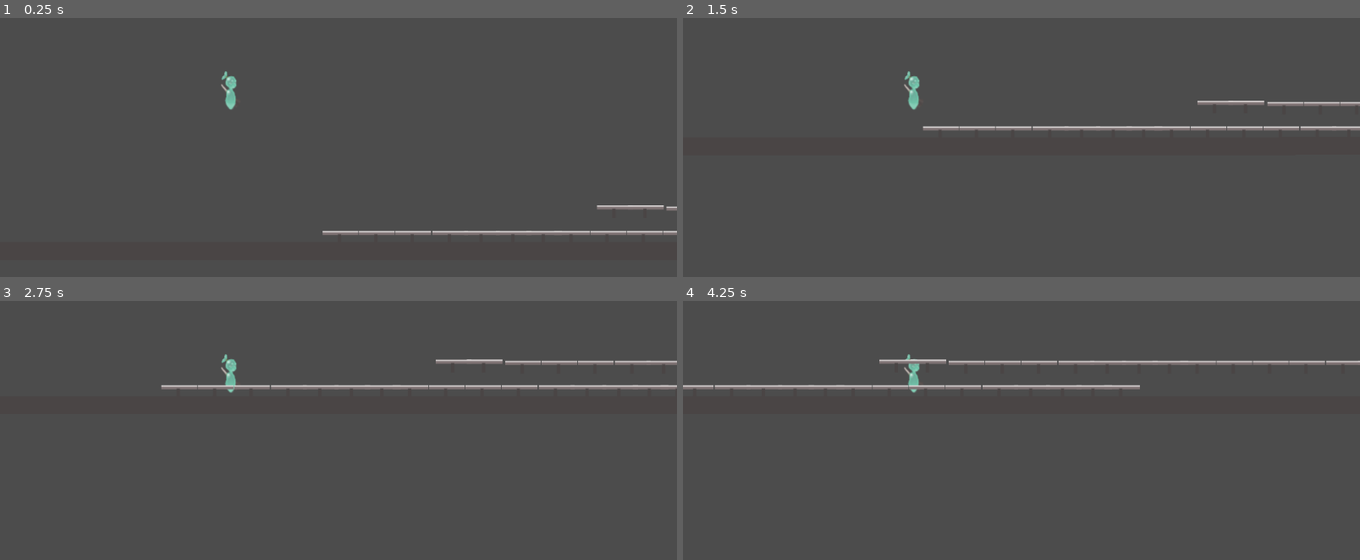
Above: before the commit, frames 1-4 (two rows, left to right).
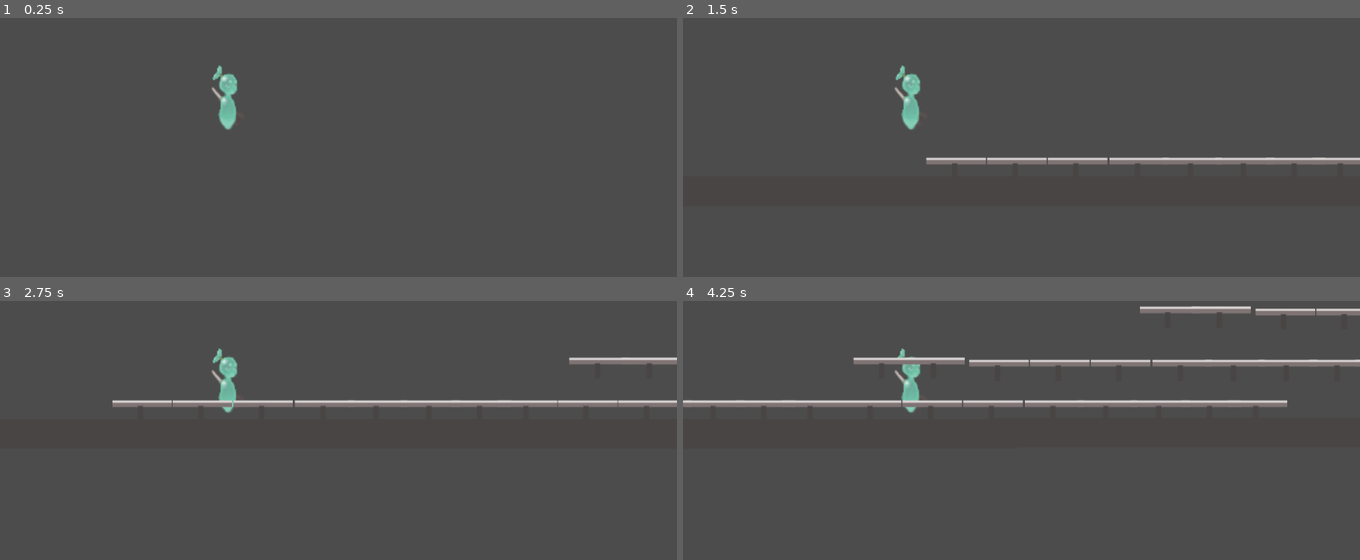
Above: after the commit, the same moments.

Repository: punchcafe/girls-on-wheels-godot
Game: Godot game, scene res://GameDemo.tscn
The game is run twice, just before and just after one commit, with the same random seed, the same clock (stepped at 60 frames per second) and the same inputs. The project has no main scene, so this scene is started directly.
Inputs:
- Up to frame 1 (0.25 s): no input
- Up to frame 2 (1.5 s): hold Right (ui_right) 0.53-1.28 s; hold Space (ollie_button) 0.53-1.28 s; hold Left (ui_left) from 1.28 s (still down); tap Space (ollie_button) at 1.35 s
- Up to frame 3 (2.75 s): release Left (ui_left) at 2.03 s; hold Right (ui_right) from 2.03 s (still down); hold Space (ollie_button) from 2.03 s (still down)
- Up to frame 4 (4.25 s): release Space (ollie_button) at 2.78 s; tap Space (ollie_button) at 2.85 s; release Right (ui_right) at 3.53 s; hold Left (ui_left) from 3.53 s (still down); hold Space (ollie_button) from 3.53 s (still down)

The runs differ from the first frame. In frame 1, 1.5% of the frame differs, in the area x 31-100%, y 18-84%; in frame 2, 3.7%; in frame 3, 4.9%; in frame 4, 6.3%, in the area x 0-100%, y 1-44%.

Commit message:
:construction: add camera zooming

Diff:
--- /dev/null
+++ b/Camera2D.gd
@@ -0,0 +1,16 @@
+extends Camera2D
+
+
+# Declare member variables here. Examples:
+# var a = 2
+# var b = "text"
+
+
+# Called when the node enters the scene tree for the first time.
+func _ready():
+	pass # Replace with function body.
+
+
+# Called every frame. 'delta' is the elapsed time since the previous frame.
+#func _process(delta):
+#	pass
--- a/GameDemo.tscn
+++ b/GameDemo.tscn
@@ -124,3 +124,60 @@
 
 [node name="Rail11" parent="." instance=ExtResource( 3 )]
 position = Vector2( 637.129, 215.504 )
+
+[node name="Rail36" parent="." instance=ExtResource( 3 )]
+position = Vector2( 954.894, 170.807 )
+
+[node name="Rail37" parent="." instance=ExtResource( 3 )]
+position = Vector2( 1009.89, 170.807 )
+
+[node name="Rail38" parent="." instance=ExtResource( 3 )]
+position = Vector2( 1064.89, 170.807 )
+
+[node name="Rail39" parent="." instance=ExtResource( 3 )]
+position = Vector2( 1120.89, 170.807 )
+
+[node name="Rail40" parent="." instance=ExtResource( 3 )]
+position = Vector2( 1168.89, 170.807 )
+
+[node name="Rail41" parent="." instance=ExtResource( 3 )]
+position = Vector2( 1216.89, 170.807 )
+
+[node name="Rail42" parent="." instance=ExtResource( 3 )]
+position = Vector2( 1262.9, 170.807 )
+
+[node name="Rail43" parent="." instance=ExtResource( 3 )]
+position = Vector2( 1304.9, 170.807 )
+
+[node name="Rail44" parent="." instance=ExtResource( 3 )]
+position = Vector2( 1359.36, 170.807 )
+
+[node name="Rail45" parent="." instance=ExtResource( 3 )]
+position = Vector2( 1414.36, 170.807 )
+
+[node name="Rail46" parent="." instance=ExtResource( 3 )]
+position = Vector2( 1469.36, 170.807 )
+
+[node name="Rail47" parent="." instance=ExtResource( 3 )]
+position = Vector2( 1525.36, 170.807 )
+
+[node name="Rail48" parent="." instance=ExtResource( 3 )]
+position = Vector2( 1573.36, 170.807 )
+
+[node name="Rail49" parent="." instance=ExtResource( 3 )]
+position = Vector2( 1621.36, 170.807 )
+
+[node name="Rail50" parent="." instance=ExtResource( 3 )]
+position = Vector2( 1667.36, 170.807 )
+
+[node name="Rail51" parent="." instance=ExtResource( 3 )]
+position = Vector2( 1709.36, 170.807 )
+
+[node name="Rail52" parent="." instance=ExtResource( 3 )]
+position = Vector2( 849.698, 168.888 )
+
+[node name="Rail53" parent="." instance=ExtResource( 3 )]
+position = Vector2( 896.698, 168.888 )
+
+[node name="Rail54" parent="." instance=ExtResource( 3 )]
+position = Vector2( 896.698, 168.888 )
--- a/Skater.tscn
+++ b/Skater.tscn
@@ -1,7 +1,8 @@
-[gd_scene load_steps=4 format=2]
+[gd_scene load_steps=5 format=2]
 
 [ext_resource path="res://final-kodama-for-godot.png" type="Texture" id=1]
 [ext_resource path="res://SkaterScript.gd" type="Script" id=2]
+[ext_resource path="res://Camera2D.gd" type="Script" id=3]
 
 [sub_resource type="RectangleShape2D" id=1]
 extents = Vector2( 16.9423, 4.21696 )
@@ -22,6 +23,13 @@
 shape = SubResource( 1 )
 
 [node name="Camera2D" type="Camera2D" parent="KinematicBody2D"]
-position = Vector2( 164.234, -47.4048 )
-offset = Vector2( -0.015, 0 )
+position = Vector2( 165.178, -47.4048 )
+offset = Vector2( -1.749, 0 )
 current = true
+zoom = Vector2( 0.5, 0.5 )
+offset_h = -0.18
+drag_margin_left = 0.58
+drag_margin_top = 0.59
+drag_margin_right = 0.67
+drag_margin_bottom = 0.66
+script = ExtResource( 3 )
--- a/SkaterScript.gd
+++ b/SkaterScript.gd
@@ -4,10 +4,27 @@
 var grindingRail = null
 var regularVelocity := Vector2(0,0)
 var crouched := false
+var camera : Camera2D
 
 # Called when the node enters the scene tree for the first time.
 func _ready():
+	for child in get_children():
+		if(child is Camera2D):
+			camera = child
 	pass # Replace with function body.
+
+func _process(delta):
+	var lower_lim = 0.6
+	var upper_lim = 1.0
+	var ratio = abs(regularVelocity.x/350)
+	var x_zoom : float
+	if(ratio < lower_lim):
+		x_zoom = lower_lim
+	elif(ratio > upper_lim):
+		x_zoom = upper_lim
+	else:
+		x_zoom = ratio
+	camera.zoom = Vector2(x_zoom,x_zoom)
 
 func _physics_process(delta):
 	if(grindingRail):
